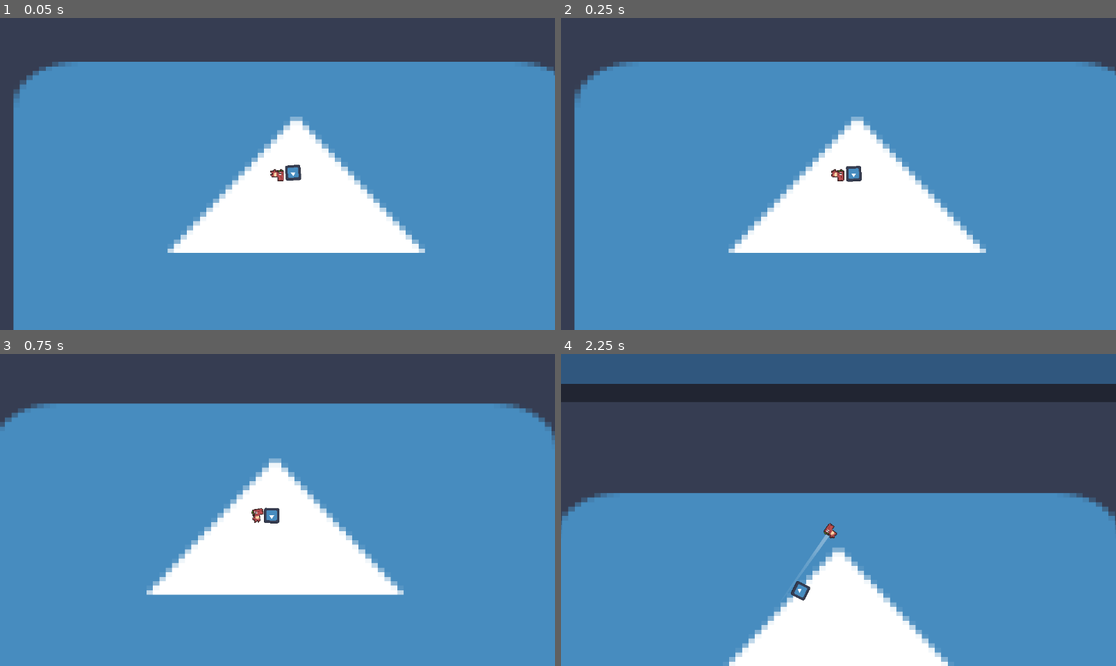
Above: before the commit, frames 1-4 (two rows, left to right).
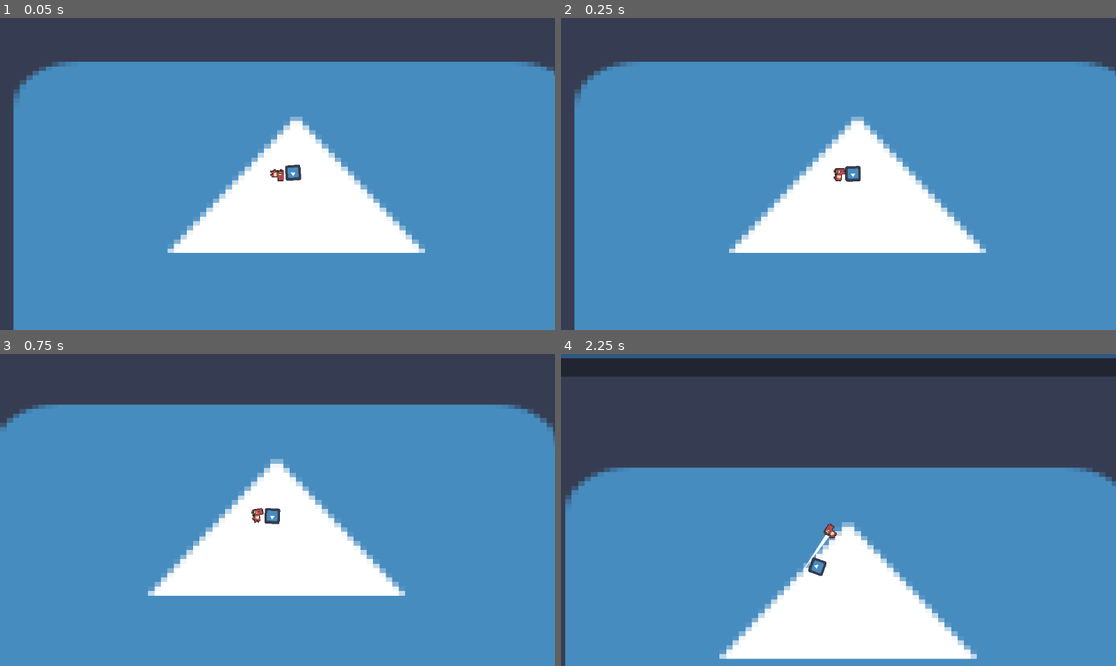
Above: after the commit, the same moments.

Repository: HazarBakir/void_blade
Game: Godot game, scene res://scenes/game_scene.tscn
Same seed, same stepped clock (60 frames per second), same inputs: the game is played once before the commit and once after it. The engine's default icon, where the game draws it, is replaced by a stand-in: a white triangle on a blue panel in a dark square.
Inputs (mouse positions are in pixels of both pictures, inside the frame that each line leads up to):
- Up to frame 1 (0.05 s): no input
- Up to frame 2 (0.25 s): no input
- Up to frame 3 (0.75 s): move the mouse to (399, 494) at 0.52 s; press the mouse at (399, 494) at 0.53 s
- Up to frame 4 (2.25 s): move the mouse to (727, 525) at 1.27 s; release the mouse at (727, 525) at 1.28 s; click (727, 525) at 1.35 s; move the mouse to (894, 441) at 2.02 s; press the mouse at (894, 441) at 2.03 s

Frame 1 is identical in both runs. In frame 2, 0.2% of the frame differs, in the area x 3-99%, y 14-76%; in frame 3, 1.4%; in frame 4, 28%, in the area x 0-100%, y 1-100%.

Commit message:
feat: movement lerping

Diff:
--- a/Scripts/Player/player_movement.gd
+++ b/Scripts/Player/player_movement.gd
@@ -1,23 +1,35 @@
 extends CharacterBody2D
+
 var speed = 600
 var mouse_position = null
+var accel = 10.0
+var decel = 5.0
 
 func _ready() -> void:
 	add_to_group("player")
 
 func _physics_process(delta):
 	mouse_position = get_global_mouse_position()
+
 	if Input.is_action_pressed("move_mouse"):
-		move()
+		move(delta)
+	else:
+		velocity.x = lerp(velocity.x, 0.0, decel * delta)
+		velocity.y = lerp(velocity.y, 0.0, decel * delta)
+
+	velocity = velocity.limit_length(speed)
+	move_and_slide()
+
 	camera_offset()
 	look_at(mouse_position)
-
 
 func camera_offset():
 	$Camera2D.offset.x = (mouse_position.x - global_position.x) / (1920 / 2.0) * 140
 	$Camera2D.offset.y = (mouse_position.y - global_position.y) / (1080 / 2.0) * 140
 
-func move():
+func move(delta):
 	var direction = (mouse_position - position).normalized()
-	velocity = (direction * speed)
-	move_and_slide()
+	var target_velocity = direction * speed
+
+	velocity.x = lerp(velocity.x, target_velocity.x, accel * delta)
+	velocity.y = lerp(velocity.y, target_velocity.y, accel * delta)
